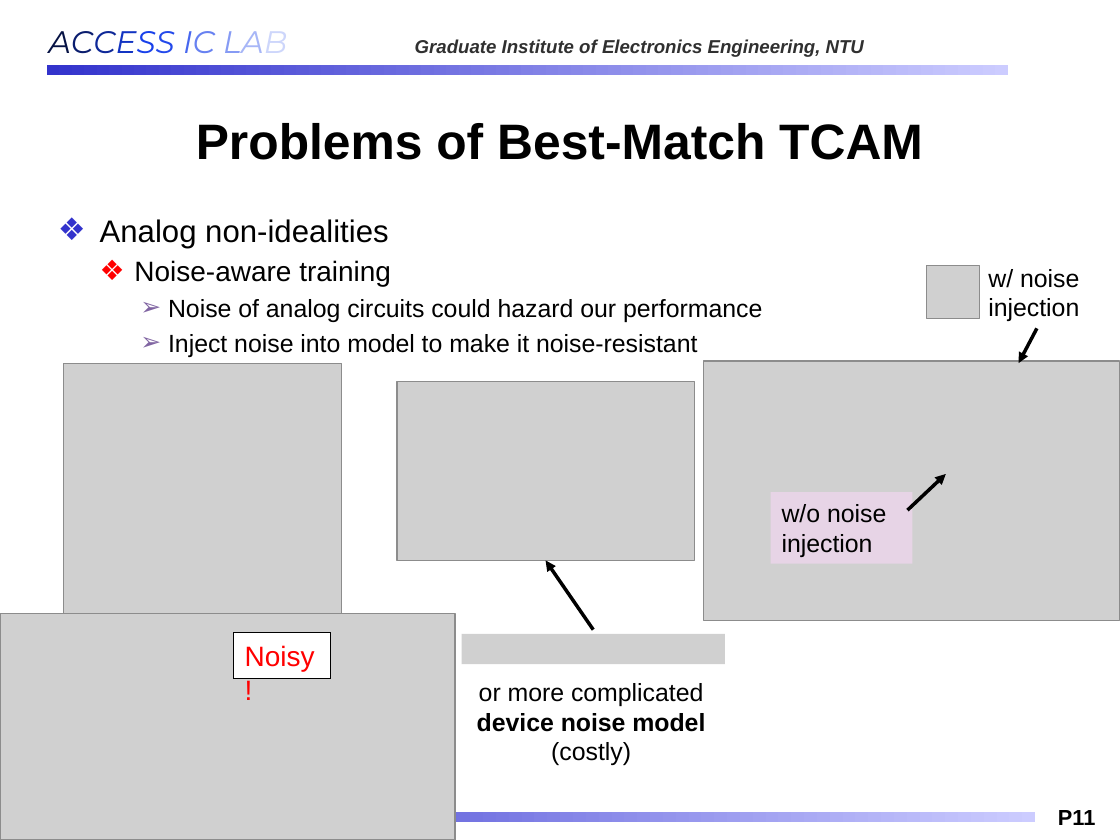
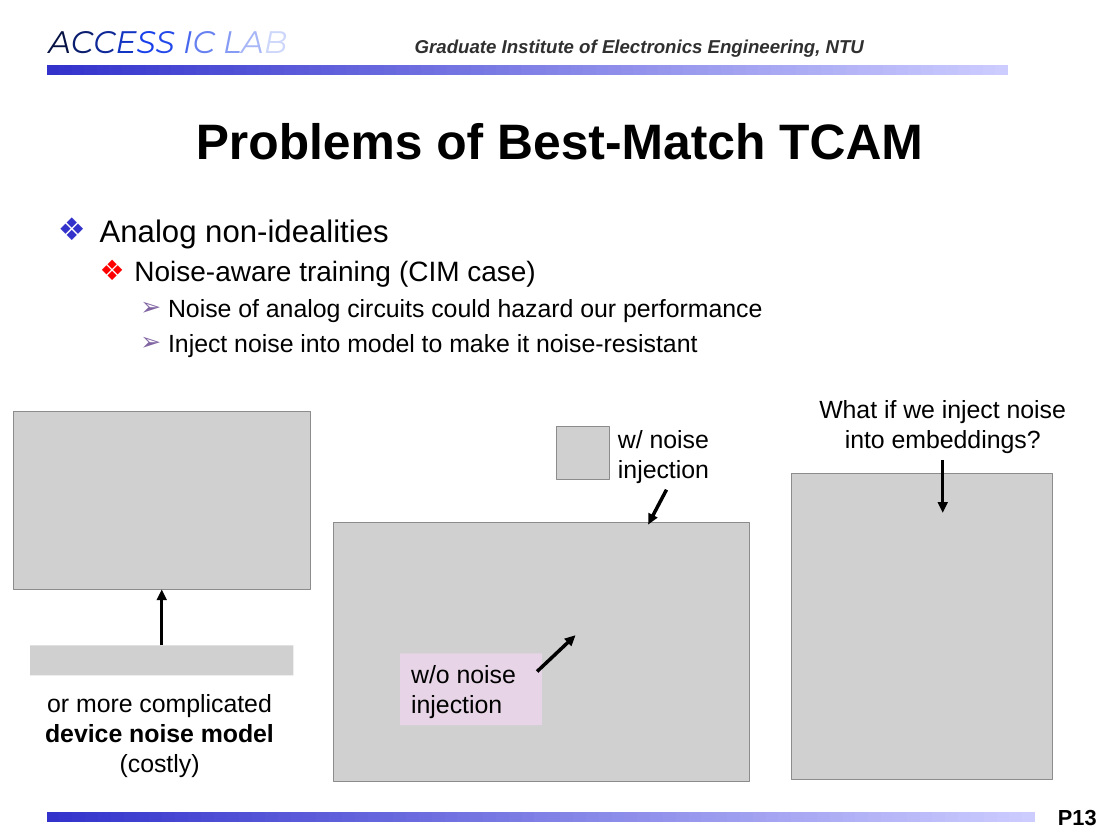
Before and after one commit to Oniontow/AndyWu_Project, a slide deck: slide 13 of IMS_NEW.pptx (slide 11 before the commit). Drawn at 1120x840 pixels with LibreOffice and Linux fonts; fonts in the diff are those of the drawing; grey boxes stand for pictures; background and template pictures are left out. Boxes give left, top, right and bottom in pixels: in the first picture for what was removed or moved away, otherwise in the second. Text is boxed around its words. In the diff, an @@ line names an element or a change of style, - is before the commit and + after.

```diff
--- a/IMS_NEW.pptx
+++ b/IMS_NEW.pptx
@@ text at (134,260,535,287): text changed @@
-  ❖ Noise-aware training
+  ❖ Noise-aware training (CIM case)
@@ picture removed at (926,265,979,318) @@
@@ picture removed at (64,363,342,616) @@
@@ picture: place and size @@
-picture at (398,382,694,560)
+picture at (13,411,310,589)
@@ text added at (819,400,1066,453), 16 pt, text #000000 @@
+What if we inject noise into embeddings?
@@ picture added at (557,427,609,479) @@
@@ picture added at (792,474,1053,781) @@
@@ arrow added from (943, 460) to (943, 513), #000000 2.25 pt @@
@@ 2 arrows, 1 picture, 1 rectangle, 1 text: place and size @@
-2 arrows, 1 picture, 1 rectangle, 1 text at (703,269,1119,619)
+2 arrows, 1 picture, 1 rectangle, 1 text at (334,430,749,781)
@@ arrow moved from (594, 629) - (545, 560) to (161, 645) - (161, 589) @@
@@ picture removed at (0,614,455,840) @@
@@ picture added at (30,645,293,675) @@
@@ rectangle removed at (234,633,332,678) @@
-Noisy!
@@ picture removed at (461,634,725,664) @@
@@ text "or more complicated": place and size @@
-text "or more complicated" at (477,683,705,765)
+text "or more complicated" at (45,694,274,777)
@@ page number at (1058,809,1097,826): text changed @@
-P11
+P13
```
Also in this commit, not shown: 3 other slides changed, 4 slides added, 2 slides removed.
